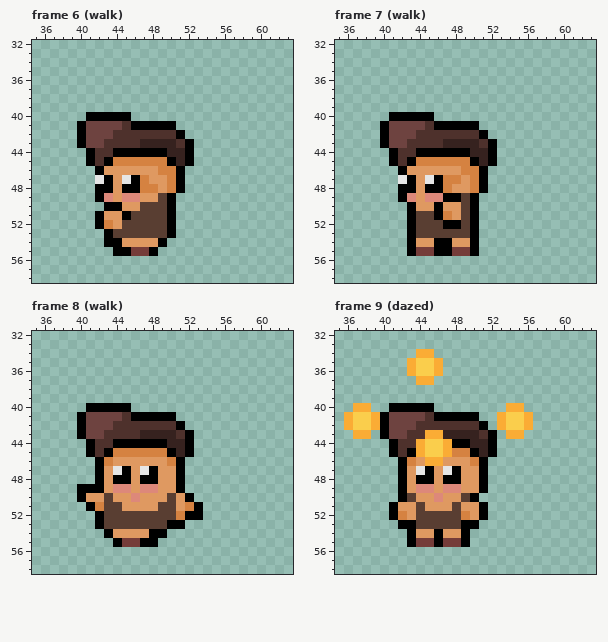
Pixel-art file: Assets/Graphics/Player/Second character.aseprite. Above: the version before the commit.
96x96 pixels, 21 frames. Shown: frame 6 (walk): x 35..63, y 32..58; frame 7 (walk): x 35..63, y 32..58; frame 8 (walk): x 35..63, y 32..58; frame 9 (dazed): x 35..63, y 32..58. The commit also changed other frames, which this record leaves out.
Now the later version:
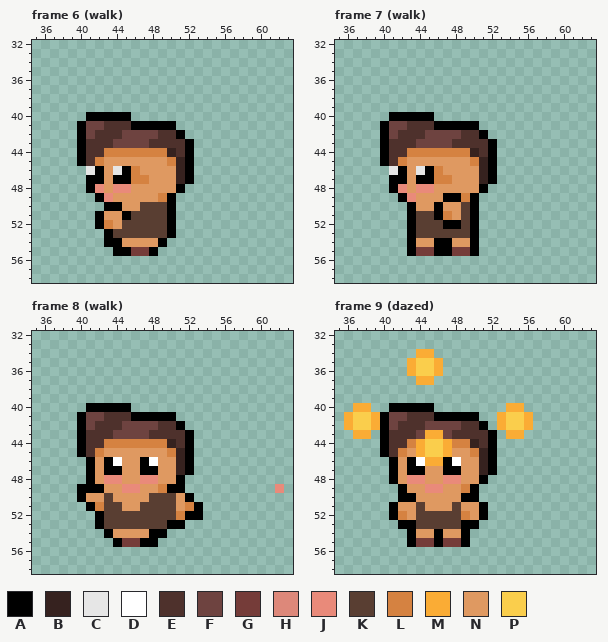
Palette (. is transparent): A #000000  B #36221f  C #e6e6e6  D #ffffff  E #4e312c  F #6e4340  G #753c39  H #dd887a  J #e98a7a  K #593e32  L #d58241  M #faac35  N #df9961  P #face4c
Diff:
Changed rows in their new state; - is an unchanged pixel.
Frame 6 (walk), layer "aestatic":
first column x 40:
41 ---EE--------
42 --EE-FFFF----
43 -EE-FFFFEEE--
44 AE-LLLLLLL-E-
45 AELNNNNNNNL--
46 -C--CAL--NNBA
47 -AANAAL---NBA
48 -AJNJJNNN-N--
49 ---J-NN--L---
Frame 7 (walk), layer "aestatic":
first column x 40:
41 ---EE--------
42 --EE-FFFF----
43 -EE-FFFFEEE--
44 AE-LLLLLLL-E-
45 AELNNNNNNNL--
46 -C--CAL--NNBA
47 -AANAAL-N-NBA
48 -AJNJJNN--N--
49 ---J-NN--L---
Frame 8 (walk), layer "aestatic":
first column x 40:
41 ---EE------------------
42 --EE-FFFF--------------
43 -EE-FFFFEEE------------
44 AE-LLLLLLL-E-----------
45 AELNNNNNNNL------------
46 -ANAD--AD-NBA----------
47 -ANAAN-A---BA----------
48 -ANJJN-JJ--------------
49 ----NJJNNLA-----------J
50 ------N-KK-------------
51 -------KK--------------
Frame 9 (dazed), layer "aestatic":
first column x 40:
41 ---EE--------
42 --EE-FFFF----
43 -EE-F--FEEE--
44 AE-L----LL-E-
45 AELN----NNL--
46 -ANAD--AD-NBA
47 -ANAAN-A---BA
48 -ANJJN-JJ----
49 ----NJJNNLA.-
50 ---A--N--A---
Changed places in both pictures, as pixel boxes (x1, y1, x2, y2):
changed: (77, 121, 194, 202)
changed: (380, 121, 497, 202)
changed: (77, 412, 194, 511)
added: (275, 484, 284, 493)
changed: (380, 412, 497, 502)
